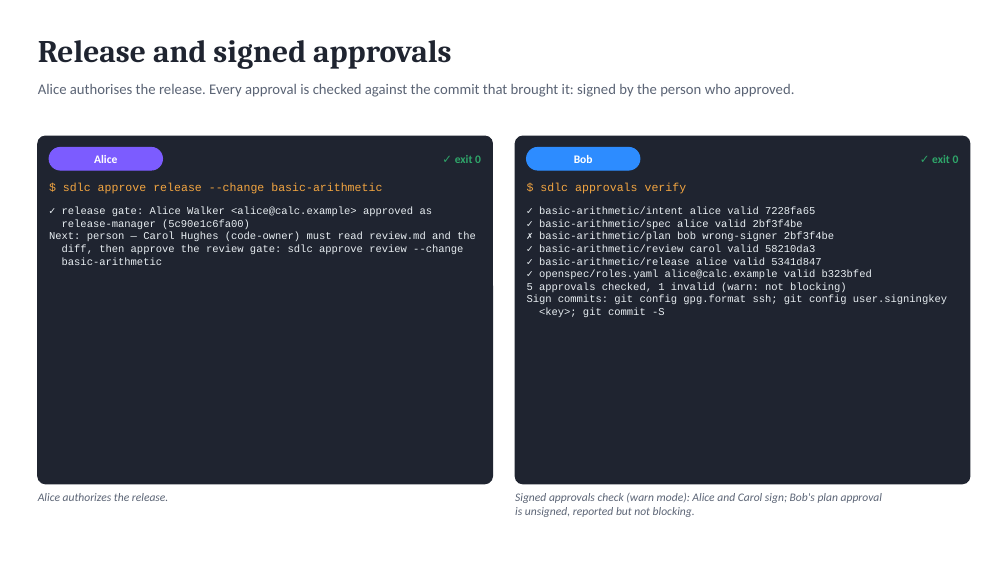
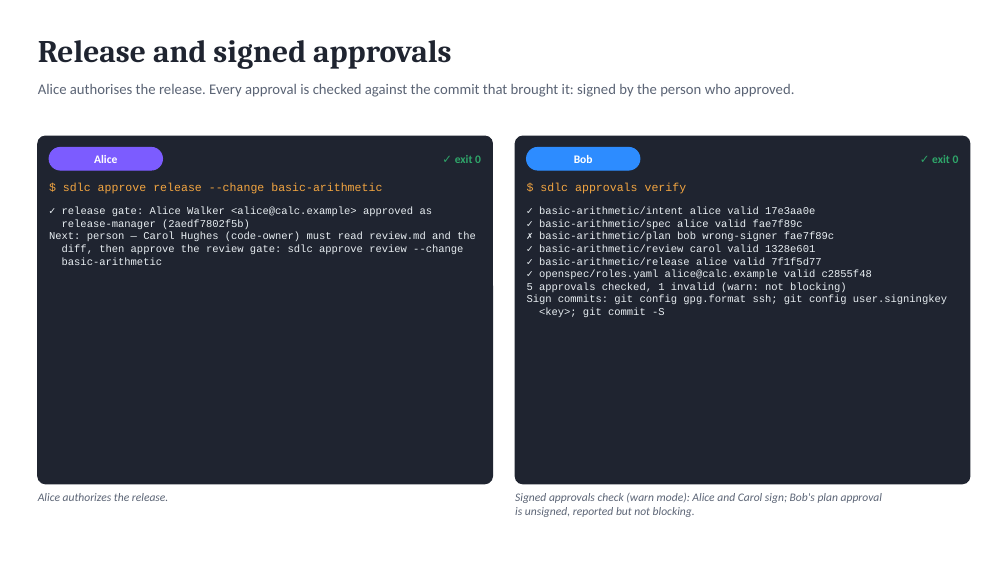
Before and after one commit to marin-ai-tech/sdlc, a slide deck: slide 13 of docs/demo/sdlc-calculator-demo.en.pptx. Drawn at 1008x567 pixels with LibreOffice and Linux fonts; fonts in the diff are those of the drawing. Boxes give left, top, right and bottom in pixels: in the first picture for what was removed or moved away, otherwise in the second. Text is boxed around its words. In the diff, an @@ line names an element or a change of style, - is before the commit and + after.

```diff
--- a/docs/demo/sdlc-calculator-demo.en.pptx
+++ b/docs/demo/sdlc-calculator-demo.en.pptx
@@ text at <box>539,207,872,279</box>: text changed @@
-✓ basic-arithmetic/intent alice valid 7228fa65
-✓ basic-arithmetic/spec alice valid 2bf3f4be
-✗ basic-arithmetic/plan bob wrong-signer 2bf3f4be
-✓ basic-arithmetic/review carol valid 58210da3
-✓ basic-arithmetic/release alice valid 5341d847
-✓ openspec/roles.yaml alice@calc.example valid b323bfed
+✓ basic-arithmetic/intent alice valid 17e3aa0e
+✓ basic-arithmetic/spec alice valid fae7f89c
+✗ basic-arithmetic/plan bob wrong-signer fae7f89c
+✓ basic-arithmetic/review carol valid 1328e601
+✓ basic-arithmetic/release alice valid 7f1f5d77
+✓ openspec/roles.yaml alice@calc.example valid c2855f48
@@ text at <box>62,220,250,229</box>: text changed @@
-release-manager (5c90e1c6fa00)
+release-manager (2aedf7802f5b)
```
Also in this commit, not shown: 4 other slides changed, 44 other files.
